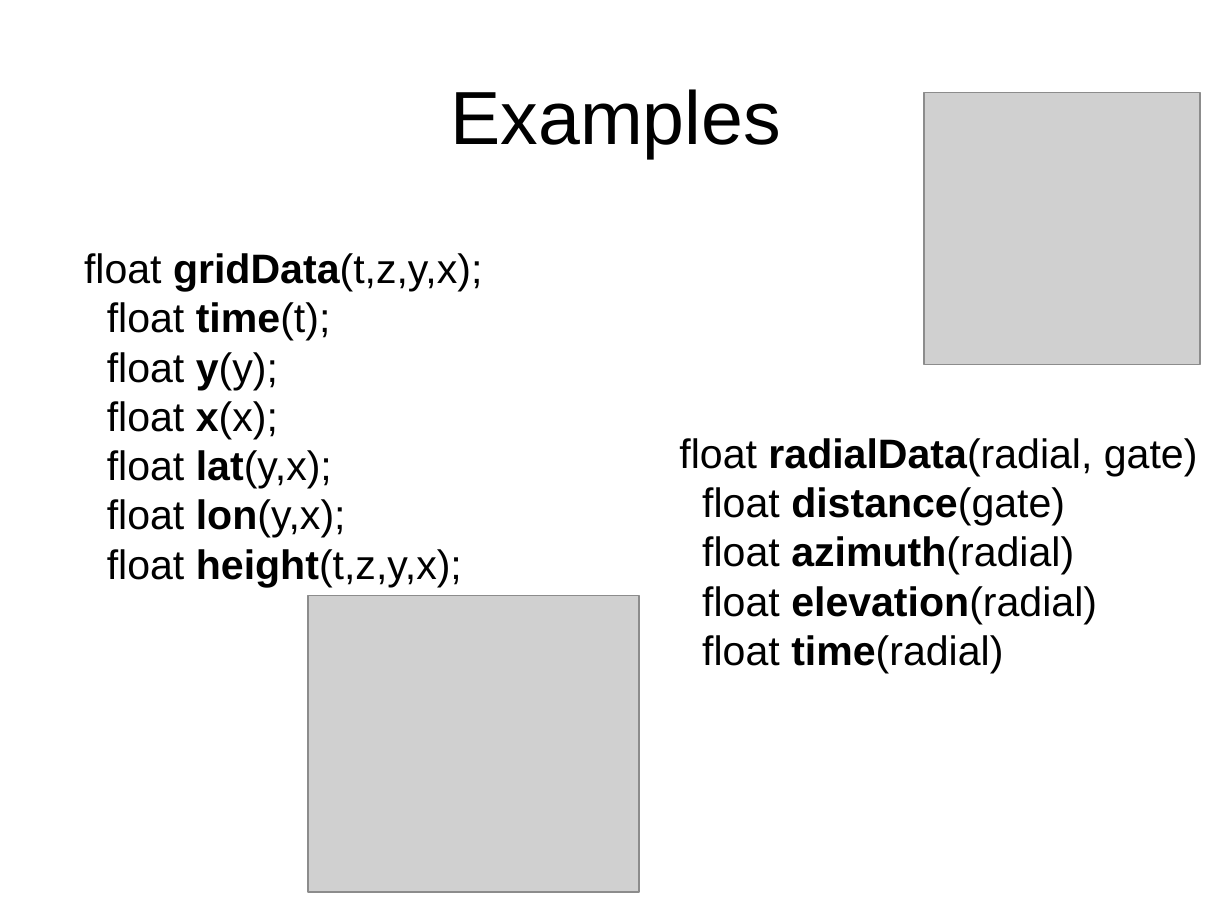
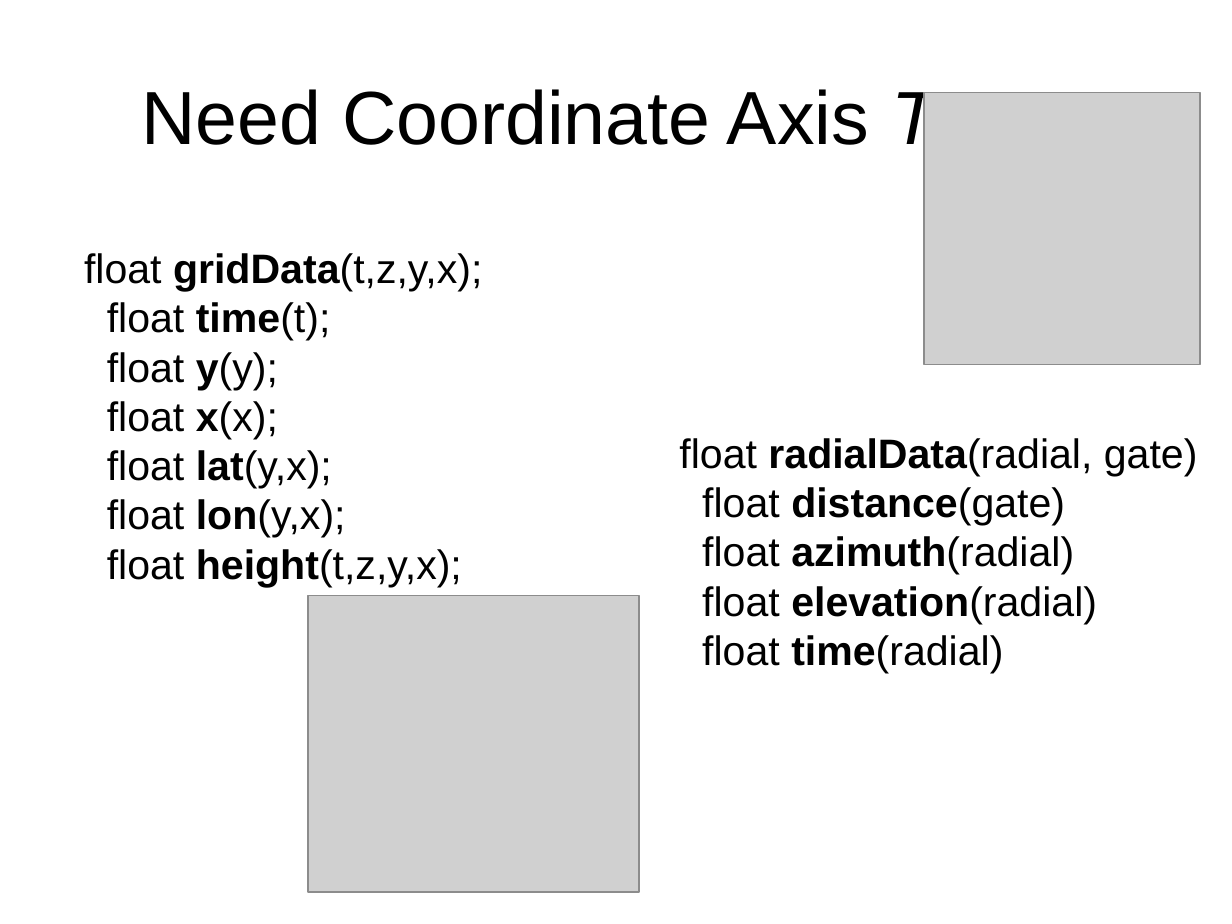
Before and after one commit to ooici-eoi/THREDDS, a slide deck: slide 20 of docs/web/netcdf-java/site/tutorial/CDMoverview.ppt. Drawn at 1232x924 pixels with LibreOffice and Linux fonts; fonts in the diff are those of the drawing; grey boxes stand for pictures; background and template pictures are left out. Boxes give left, top, right and bottom in pixels: in the first picture for what was removed or moved away, otherwise in the second. Text is boxed around its words. In the diff, an @@ line names an element or a change of style, - is before the commit and + after.

```diff
--- a/docs/web/netcdf-java/site/tutorial/CDMoverview.ppt
+++ b/docs/web/netcdf-java/site/tutorial/CDMoverview.ppt
@@ title at [141, 84, 1090, 158]: text changed @@
-Examples
+Need Coordinate Axis Types
```
Also in this commit, not shown: 4 other slides changed, 55 other files.
